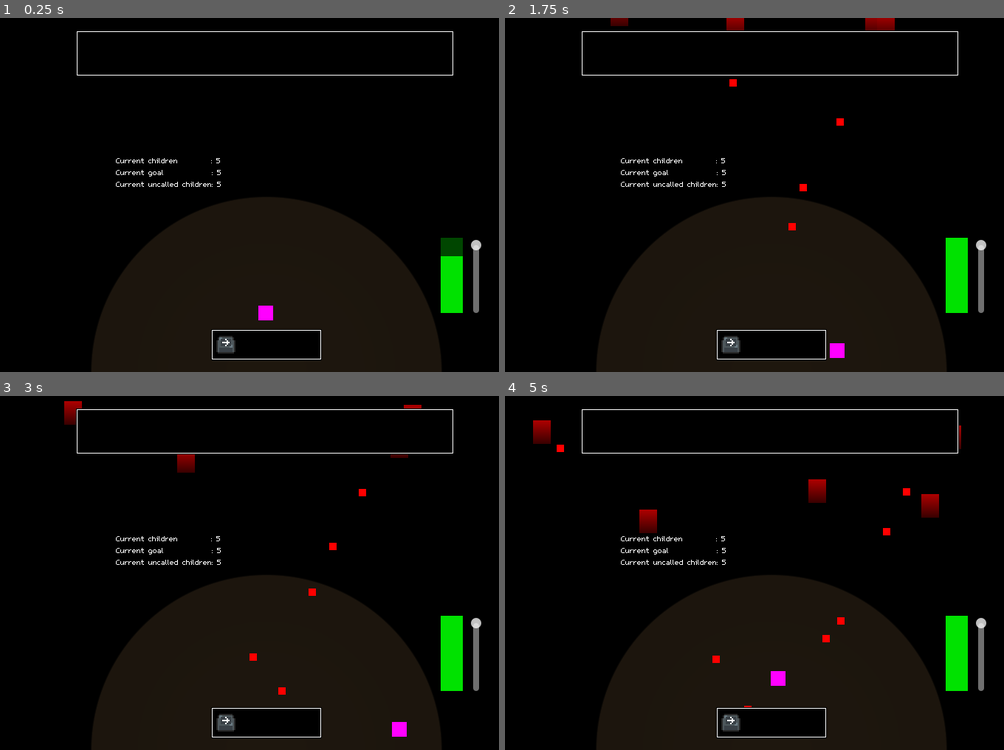
Above: before the commit, frames 1-4 (two rows, left to right).
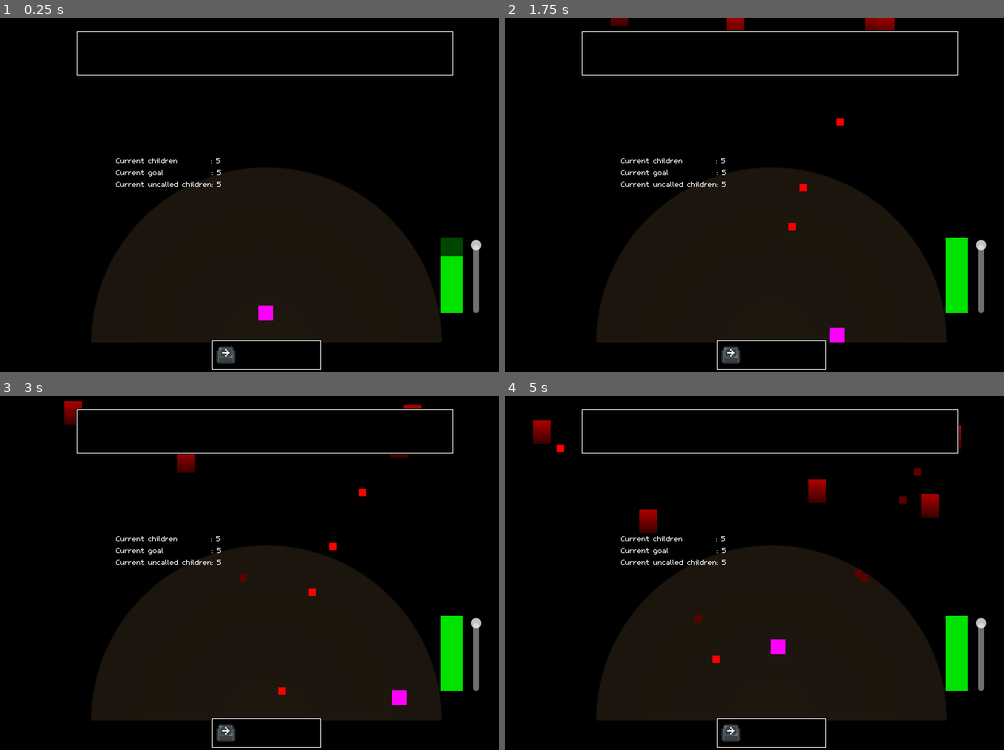
Above: after the commit, the same moments.

Repository: InRe-Dan/MiniJameGam34
Game: Godot game, scene res://Main/main.tscn
Same seed, same stepped clock (60 frames per second), same inputs: the game is played once before the commit and once after it.
Inputs:
- Up to frame 1 (0.25 s): no input
- Up to frame 2 (1.75 s): tap Enter at 0.5 s; hold D (move_right) 0.53-1.28 s; hold S (move_down) from 1.28 s (still down)
- Up to frame 3 (3 s): release S (move_down) at 2.03 s; hold D (move_right) 2.03-2.78 s; hold W (move_up) from 2.78 s (still down)
- Up to frame 4 (5 s): release W (move_up) at 3.53 s; hold A (move_left) from 3.53 s (still down)

The runs differ from the first frame. In frame 1, 11% of the frame differs, in the area x 18-89%, y 42-100%; in frame 2, 11%; in frame 3, 11%; in frame 4, 12%, in the area x 18-89%, y 20-100%.

Commit message:
Chair and Raised stage area
Added chair hazard
Moved stage area up to prevent QTE dialog from drawing over it
Spectators' aim will need to be adjusted still

Diff:
--- /dev/null
+++ b/Hazard/Hazards/chair.tscn
@@ -0,0 +1,11 @@
+[gd_scene load_steps=2 format=3 uid="uid://cn6cudnyv88qp"]
+
+[ext_resource type="PackedScene" uid="uid://bcudix53js4vw" path="res://Hazard/hazard.tscn" id="1_tokcb"]
+
+[node name="Chair" instance=ExtResource("1_tokcb")]
+speed = 150.0
+force = 2.4
+hitstun = 1.4
+
+[node name="Sprite2D" parent="." index="0"]
+modulate = Color(0.36, 0.21, 0, 1)
--- a/Main/main.tscn
+++ b/Main/main.tscn
@@ -7,6 +7,7 @@
 [ext_resource type="Script" path="res://Main/audience_manager.gd" id="4_8158h"]
 [ext_resource type="Script" path="res://Hazard/hazard_spawn_data.gd" id="4_o1nxd"]
 [ext_resource type="PackedScene" uid="uid://bko632gtiaj3s" path="res://Hazard/Hazards/tomato.tscn" id="5_l85j4"]
+[ext_resource type="PackedScene" uid="uid://cn6cudnyv88qp" path="res://Hazard/Hazards/chair.tscn" id="6_na7sg"]
 [ext_resource type="Script" path="res://Main/approval_rating.gd" id="7_id6l1"]
 [ext_resource type="PackedScene" uid="uid://clt5oswt5gxrq" path="res://Jokes/dialogue_container.tscn" id="8_mh3dp"]
 
@@ -32,6 +33,10 @@
 script = ExtResource("4_o1nxd")
 hazard = ExtResource("5_l85j4")
 
+[sub_resource type="Resource" id="Resource_fbii7"]
+script = ExtResource("4_o1nxd")
+hazard = ExtResource("6_na7sg")
+
 [sub_resource type="WorldBoundaryShape2D" id="WorldBoundaryShape2D_mip7o"]
 normal = Vector2(1, 0)
 
@@ -67,7 +72,7 @@
 texture = SubResource("GradientTexture2D_syp3o")
 
 [node name="PlaceholderStage" type="Sprite2D" parent="."]
-position = Vector2(361, 352)
+position = Vector2(361, 312)
 texture = SubResource("GradientTexture2D_wc5b8")
 region_enabled = true
 region_rect = Rect2(0, 0, 512, 256)
@@ -80,7 +85,7 @@
 
 [node name="HazardManager" type="Node2D" parent="."]
 script = ExtResource("3_lubpb")
-hazards = Array[ExtResource("4_o1nxd")]([SubResource("Resource_wi5i0")])
+hazards = Array[ExtResource("4_o1nxd")]([SubResource("Resource_wi5i0"), SubResource("Resource_fbii7")])
 
 [node name="Hazards" type="Node2D" parent="HazardManager"]
 
@@ -108,7 +113,7 @@
 shape = SubResource("WorldBoundaryShape2D_0helb")
 
 [node name="BottomWall" type="CollisionShape2D" parent="Collision/WorldBounds"]
-position = Vector2(358, 483)
+position = Vector2(358, 440)
 shape = SubResource("WorldBoundaryShape2D_ybwdi")
 
 [node name="Stage" type="StaticBody2D" parent="Collision"]
@@ -177,9 +182,9 @@
 anchor_right = 0.5
 anchor_bottom = 1.0
 offset_left = -249.0
-offset_top = -54.0
+offset_top = -40.0
 offset_right = 251.0
-offset_bottom = -12.0
+offset_bottom = 2.0
 grow_horizontal = 2
 grow_vertical = 0
 
Not shown: 1 places in Main/main.tscn that only renumber resources
